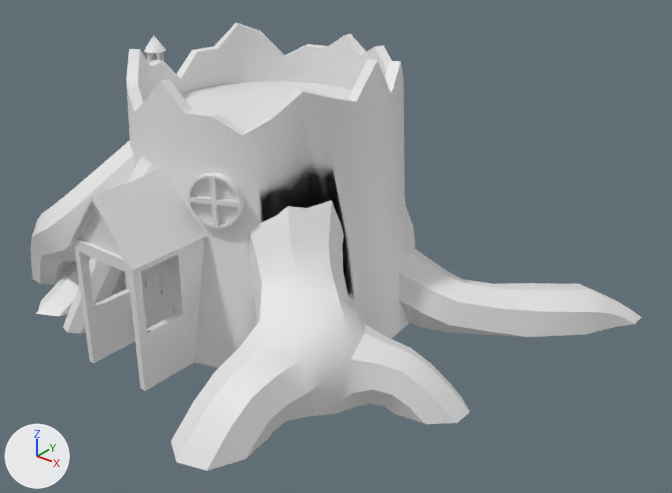
What one commit did to the FBX model Communism Simulator Refined/Assets/Art Assets/3D_Meshes/Tree_Stump.fbx.
Camera for both pictures: a 50 mm lens placed at (9.8, -10.49, 8.46), pointed at (1.48, -0.09, 2.01). The lights are fixed; the arrows at lower left show +X, +Y and +Z. Where no turn or scale is listed for an object, it has been applied to the vertices.

Before the edit, the objects in view are built like this:
```python
me_cylinder = bpy.data.meshes.new('Cylinder')
me_cylinder.from_pydata(...)  # 1608 vertices, 1466 faces; spans x -4.98..5.4, y -4.26..3.16, z -1.0..3.38
ob_tree_stump = bpy.data.objects.new('Tree_Stump', me_cylinder)
ob_tree_stump.location = (0.0, 0.0, 1.71)
```
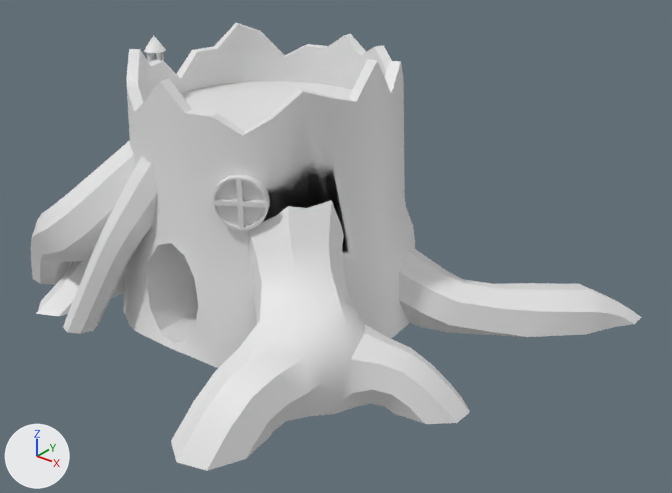
What differs and where, as boxes (x1, y1, x2, y2) in the pictures (672 x 493 px; the box of a moved part takes in the faces that stretch with it):
part 1 of me_cylinder, moved or reshaped
    before: (187, 172, 244, 228)
    after: (212, 174, 270, 230)
part 2 of me_cylinder, deleted
    before: (68, 169, 207, 391)
part 3 of me_cylinder, built on
    before: (124, 198, 413, 368)
    after: (123, 198, 413, 368)

Diff of the bpy script that builds the scene:
```diff
--- a/Communism Simulator Refined/Assets/Art Assets/3D_Meshes/Tree_Stump.fbx.py
+++ b/Communism Simulator Refined/Assets/Art Assets/3D_Meshes/Tree_Stump.fbx.py
@@ me_cylinder @@
 # used by ob_tree_stump; location = (0.0, 0.0, 1.71)
-me_cylinder.from_pydata(...)  # 1608 vertices, 1466 faces; spans x -4.98..5.4, y -4.26..3.16, z -1.0..3.38
+me_cylinder.from_pydata(...)  # 1425 vertices, 1361 faces; spans x -4.98..5.4, y -4.26..3.16, z -1.0..3.38
+# me_cylinder part 1: the loose piece of 147 vertices spanning x 0.47..1.26, y -2.28..-1.83, z 1.18..1.99 is turned 9.5 degrees about the z axis through the mesh origin
+# me_cylinder part 2: the loose piece of 199 vertices spanning x -0.7..0.7, y -3.51..-1.8, z -1.0..1.9 is deleted
+# me_cylinder part 3
+# 3 vertices are removed from x -0.5..0.5, y -2.57..-2.52, z -1.0
+# 20 faces are deleted
+# 71 vertices are added at x -1.76..2.49, y -2.44..2.3, z -1.0..0.74
+# 7 new vertices lie (0.0, 2.07, 0.0) away from vertices in x -0.53..0.62, y -2.37..-2.27, z -0.94..0.32
+# 5 new vertices lie (0.0, 2.08, 0.0) away from vertices in x -0.46..0.54, y -2.34..-2.24, z -0.52..0.74
+# 136 new faces join them
```
